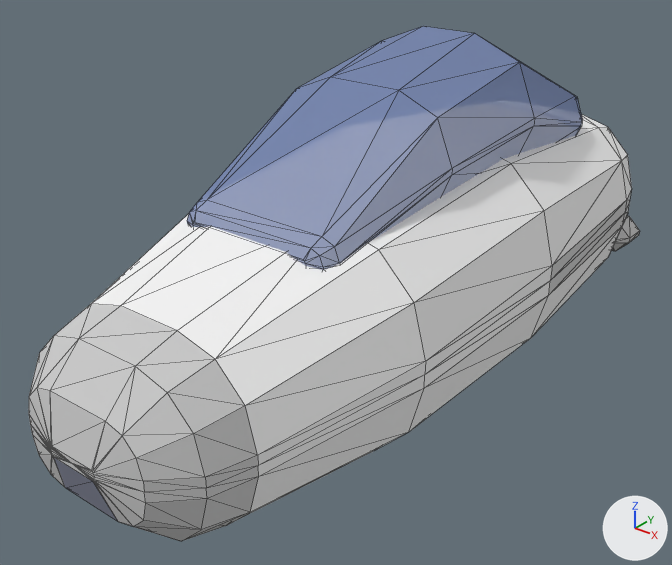
Two versions of the OBJ model sdcard/apps/cosmozoom.app/models/hull_pod.obj, one commit apart.
One viewpoint serves both versions: a 50 mm lens placed at (1.56, -2.2, 1.81), pointed at (-0.08, -0.14, 0.53). Lighting does not change. The marker at lower right points along +X, +Y and +Z. The older version comes first. Mesh edges are drawn as thin lines. Where no turn or scale is listed for an object, it has been applied to the vertices.

Script lines for the objects in view, before the commit:
```python
mat_tint = principled_material('tint')
mat_tint.base_color = (0.227, 0.298, 0.549)  # blue #8394c4
mat_tint.roughness = 1.0
mat_tint.alpha = 0.62
me_hull_pod = bpy.data.meshes.new('hull_pod')
me_hull_pod.from_pydata(...)  # 314 vertices, 616 faces; spans x -0.48..0.48, y -1.21..1.3, z 0.2..1.25
# faces by material slot: [18, 190, 216, 192]
me_hull_pod.materials.append(mat_darkgrey)  # grey #878b9e
me_hull_pod.materials.append(mat_paint1)  # white #f4f4f4
me_hull_pod.materials.append(mat_paint2)  # light grey #cbcbcb
me_hull_pod.materials.append(mat_tint)  # blue #8394c4
ob_hull_pod = bpy.data.objects.new('hull_pod', me_hull_pod)
ob_hull_pod.location = (0.0, 0.0, 0.0)
```
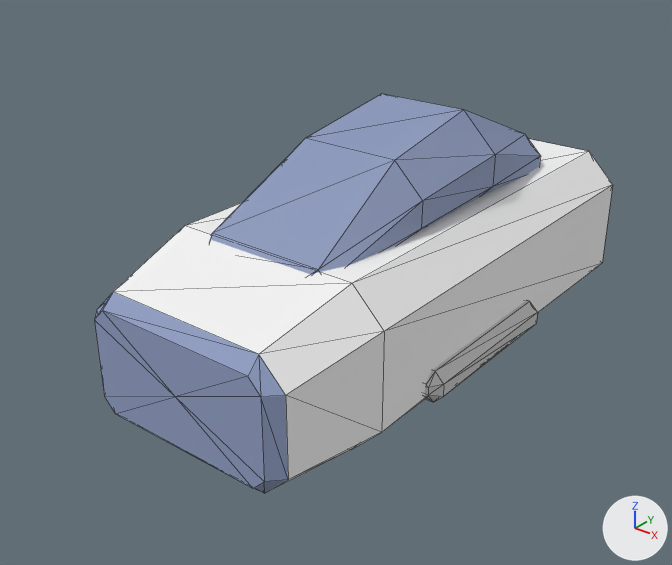
The edits, one by one:
In material 'tint' (mat_tint), alpha goes from 0.62 to 0.88.
Material 'slate' (mat_slate) is new.
Its base color is (0.29, 0.353, 0.557) (greyish blue #93a0c5).
Its roughness is 1.0.
me_hull_pod is used by ob_hull_pod; location (0.0, 0.0, 0.0).
me_hull_pod had 314 vertices, 616 faces and spanned x -0.48..0.48, y -1.21..1.3, z 0.2..1.25.
me_hull_pod no longer uses material mat_darkgrey (grey #878b9e).
me_hull_pod now has 126 vertices, 240 faces and spans x -0.44..0.44, y -0.89..0.88, z 0.3..1.06.
me_hull_pod part 1: the loose piece of 182 vertices spanning x -0.48..0.48, y -1.21..1.21, z 0.2..0.96 is rebuilt with 42 vertices and now spans x -0.4..0.4, y -0.89..0.88, z 0.3..0.8.
me_hull_pod part 2: the loose piece of 98 vertices spanning x -0.32..0.32, y -0.61..0.81, z 0.78..1.25 is rebuilt with 50 vertices and now spans x -0.27..0.27, y -0.6..0.6, z 0.72..1.06.
me_hull_pod part 3: a new loose piece of 34 vertices spanning x -0.44..0.44, y -0.35..0.25, z 0.38..0.48, in mat_paint2 (light grey #cbcbcb).
me_hull_pod part 4: the loose piece of 34 vertices spanning x -0.36..0.36, y 1.1..1.3, z 0.3..0.42 is deleted.
me_hull_pod gains material mat_slate (greyish blue #93a0c5).

Changed parts and their boxes (x1, y1, x2, y2) in the pictures (672 x 565 px):
'hull_pod', surface changed, reshaped (15% narrower, 22% shorter): before (29, 26, 640, 541); after (95, 94, 613, 493)
part 1 of me_hull_pod, rebuilt (14% narrower, 17% shorter): before (29, 115, 632, 541); after (95, 139, 613, 493)
part 2 of me_hull_pod, rebuilt: before (187, 26, 583, 270); after (211, 94, 541, 274)
part 3 of me_hull_pod, added: after (425, 300, 538, 402)
part 4 of me_hull_pod, deleted: before (611, 216, 640, 251)
